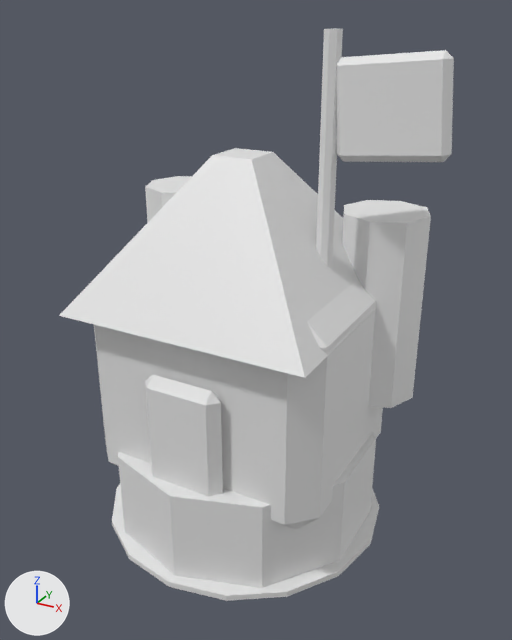
One commit to the FBX model Assets/Art/Models/Generated/Barracks_L2.fbx: the scene before it, then after it.
Both versions are drawn from a camera (50 mm lens) standing at (1.36, -2.36, 2.13) and looking at (0.07, -0.03, 0.97). The lights are fixed; the arrows at lower left show +X, +Y and +Z. The older version comes first. Where no turn or scale is listed for an object, it has been applied to the vertices.

Objects in the first picture: 'BarracksBanner_Cloth', 'BarracksBanner_Pole', 'BarracksDoor', 'BarracksHall', 'BarracksRoof', 'BarracksTurret', 'BarracksTurret.001', 'BlobShadow', 'TowerBase'.
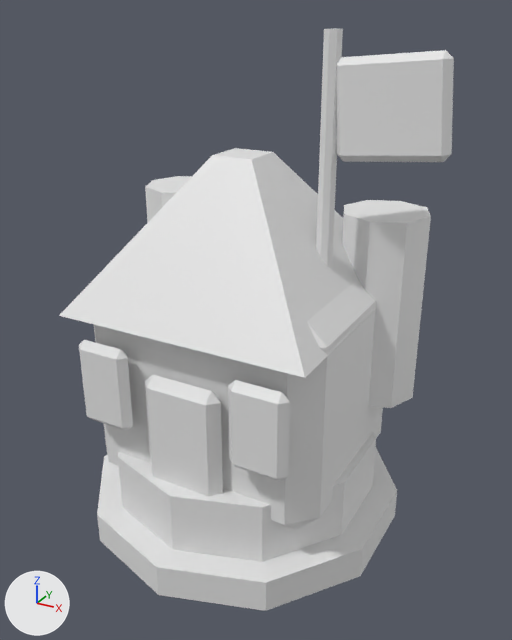
Boxes (x1, y1, x2, y2) around the edits, measured in the pictures (512 x 640 px):
'TowerFoundation', added: after (97, 448, 397, 611)
'BarracksShield.001', added: after (228, 380, 290, 481)
'BarracksShield', added: after (79, 340, 133, 431)
'BlobShadow', unchanged, covered by the edit: before (112, 484, 379, 601)

What changed in the scene script:
```text
Add mat_dc_metal:
    mat_dc_metal = principled_material('DC_Metal')
    mat_dc_metal.base_color = (0.8, 0.8, 0.8)  # white #e7e7e7
Add me_barracksshield_mesh_001:
    me_barracksshield_mesh_001.from_pydata(...)  # 24 vertices, 26 faces; spans x -0.12..0.12, y -0.03..0.03, z -0.18..0.18
    me_barracksshield_mesh_001.materials.append(mat_dc_defender)  # white #e7e7e7
Add me_towerfoundation_mesh:
    me_towerfoundation_mesh.from_pydata(...)  # a 10-sided cylinder along z spanning x -0.656..0.656, y -0.69..0.69, z -0.07..0.07
    me_towerfoundation_mesh.materials.append(mat_dc_metal)  # white #e7e7e7
Add ob_barracksshield_001:
    ob_barracksshield_001 = bpy.data.objects.new('BarracksShield.001', me_barracksshield_mesh_001)
    ob_barracksshield_001.location = (0.34, -0.5, 0.78)
Add ob_towerfoundation:
    ob_towerfoundation = bpy.data.objects.new('TowerFoundation', me_towerfoundation_mesh)
    ob_towerfoundation.location = (0.0, 0.0, 0.1)
Add ob_barracksshield:
    ob_barracksshield = bpy.data.objects.new('BarracksShield', me_barracksshield_mesh_001.copy())
    ob_barracksshield.location = (-0.34, -0.5, 0.78)
```
